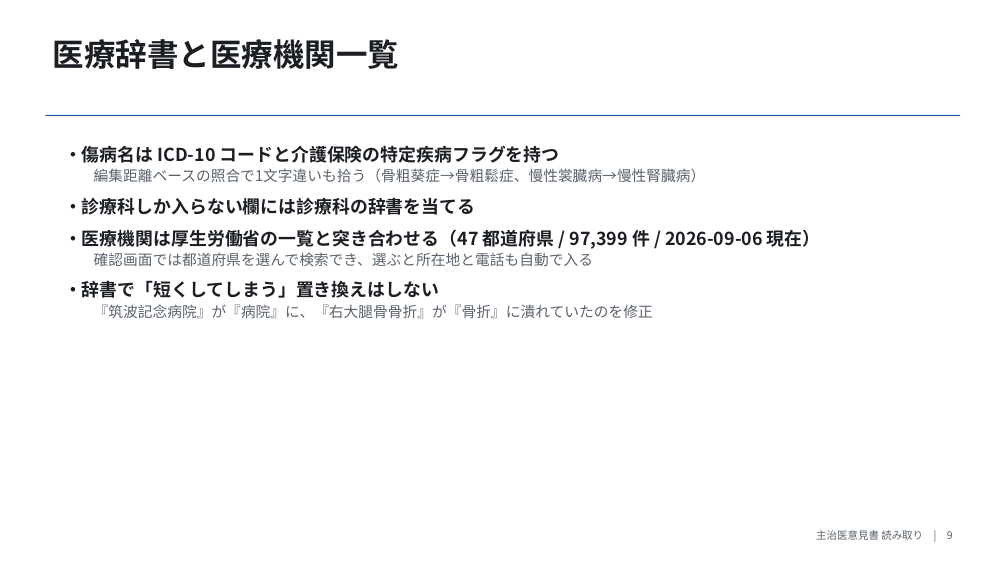
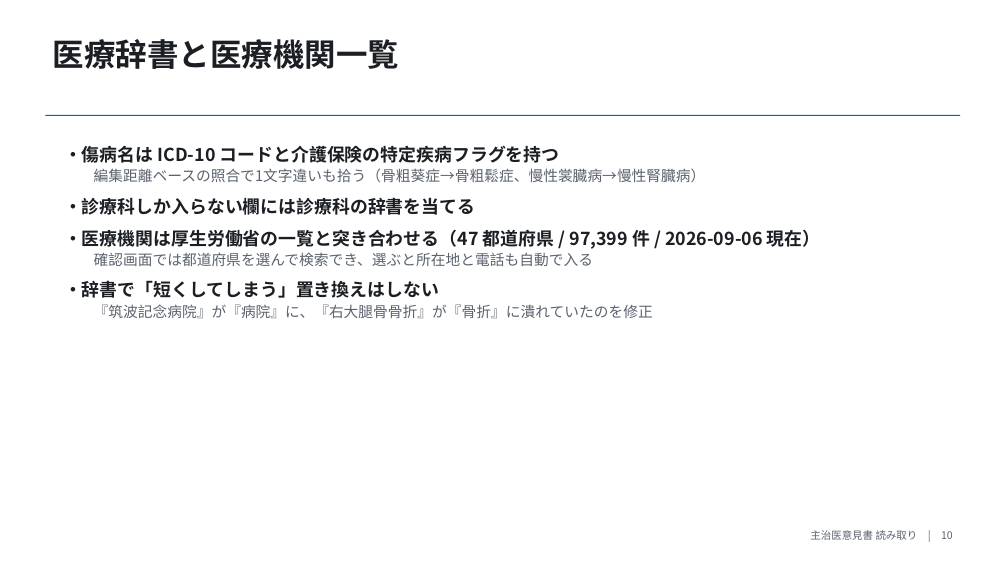
Before and after one commit to masarusanuki/ikensho-ocr, a slide deck: slide 10 of docs/主治医意見書読み取り_概要.pptx (slide 9 before the commit). Drawn at 1008x567 pixels with LibreOffice and Linux fonts; fonts in the diff are those of the drawing. Boxes give left, top, right and bottom in pixels: in the first picture for what was removed or moved away, otherwise in the second. Text is boxed around its words. In the diff, an @@ line names an element or a change of style, - is before the commit and + after.

```diff
--- a/docs/主治医意見書読み取り_概要.pptx
+++ b/docs/主治医意見書読み取り_概要.pptx
@@ text at (810, 530, 953, 540): text changed @@
-主治医意見書 読み取り | 9
+主治医意見書 読み取り | 10
```
Also in this commit, not shown: 11 other slides changed, 5 slides added, 3 other files.
